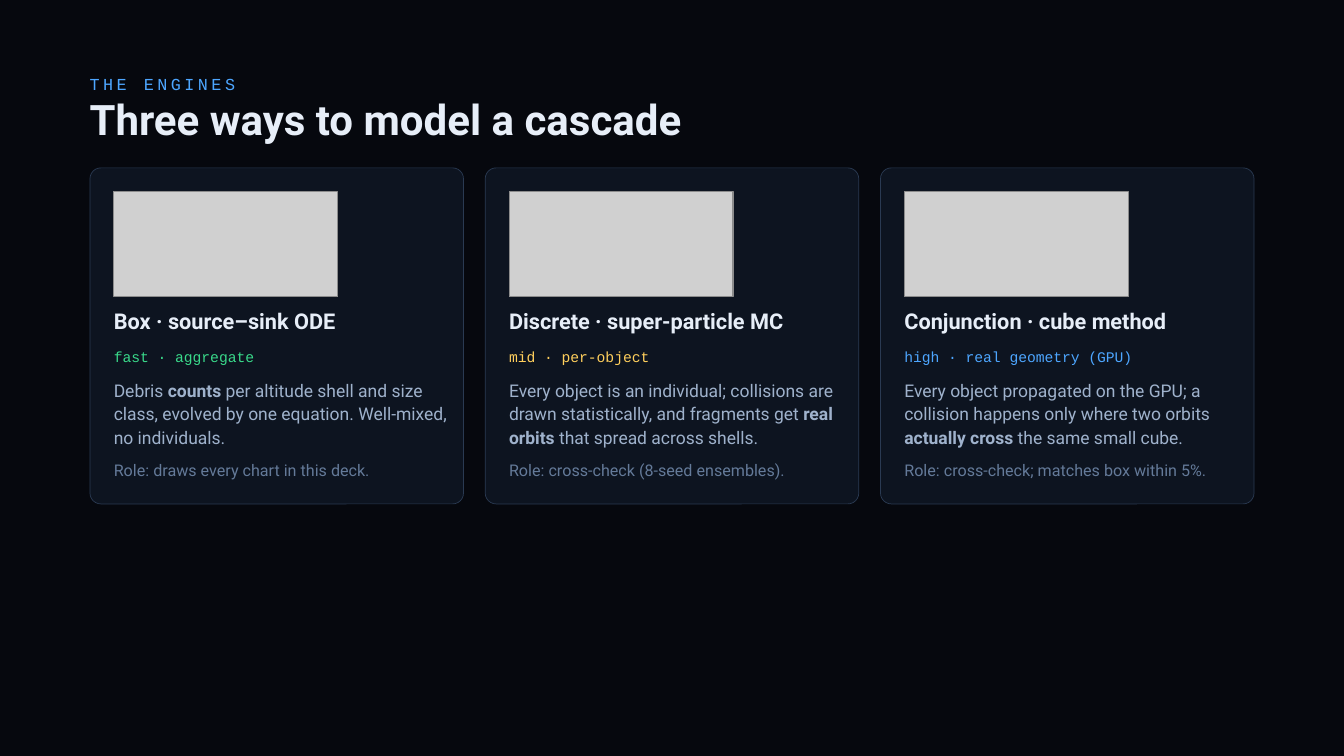
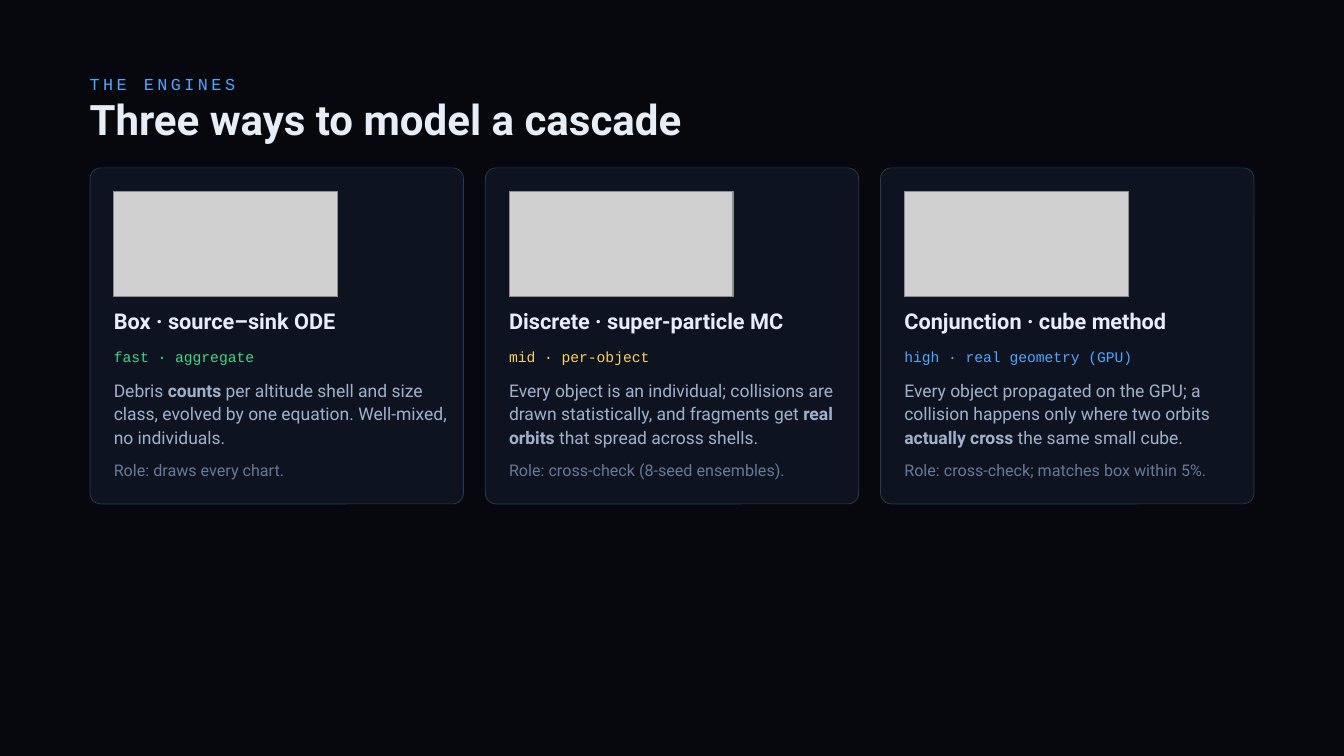
Before and after one commit to TimKadyrov/DebrisCascade, a slide deck: slide 7 of Barrel of Nails — Kessler Study.pptx. Drawn at 1344x756 pixels with LibreOffice and Linux fonts; fonts in the diff are those of the drawing; grey boxes stand for pictures. Boxes give left, top, right and bottom in pixels: in the first picture for what was removed or moved away, otherwise in the second. Text is boxed around its words. In the diff, an @@ line names an element or a change of style, - is before the commit and + after.

```diff
--- a/Barrel of Nails — Kessler Study.pptx
+++ b/Barrel of Nails — Kessler Study.pptx
@@ text at [114, 464, 284, 480]: text changed @@
-Role: draws every chart in this deck.
+Role: draws every chart.
```
Also in this commit, not shown: 11 other slides changed, 6 other files.
